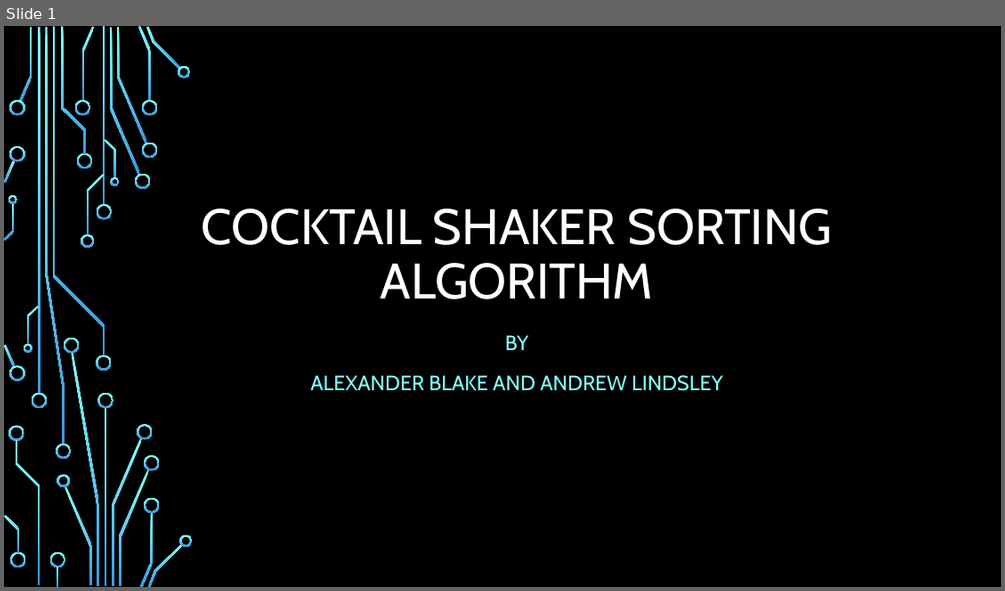
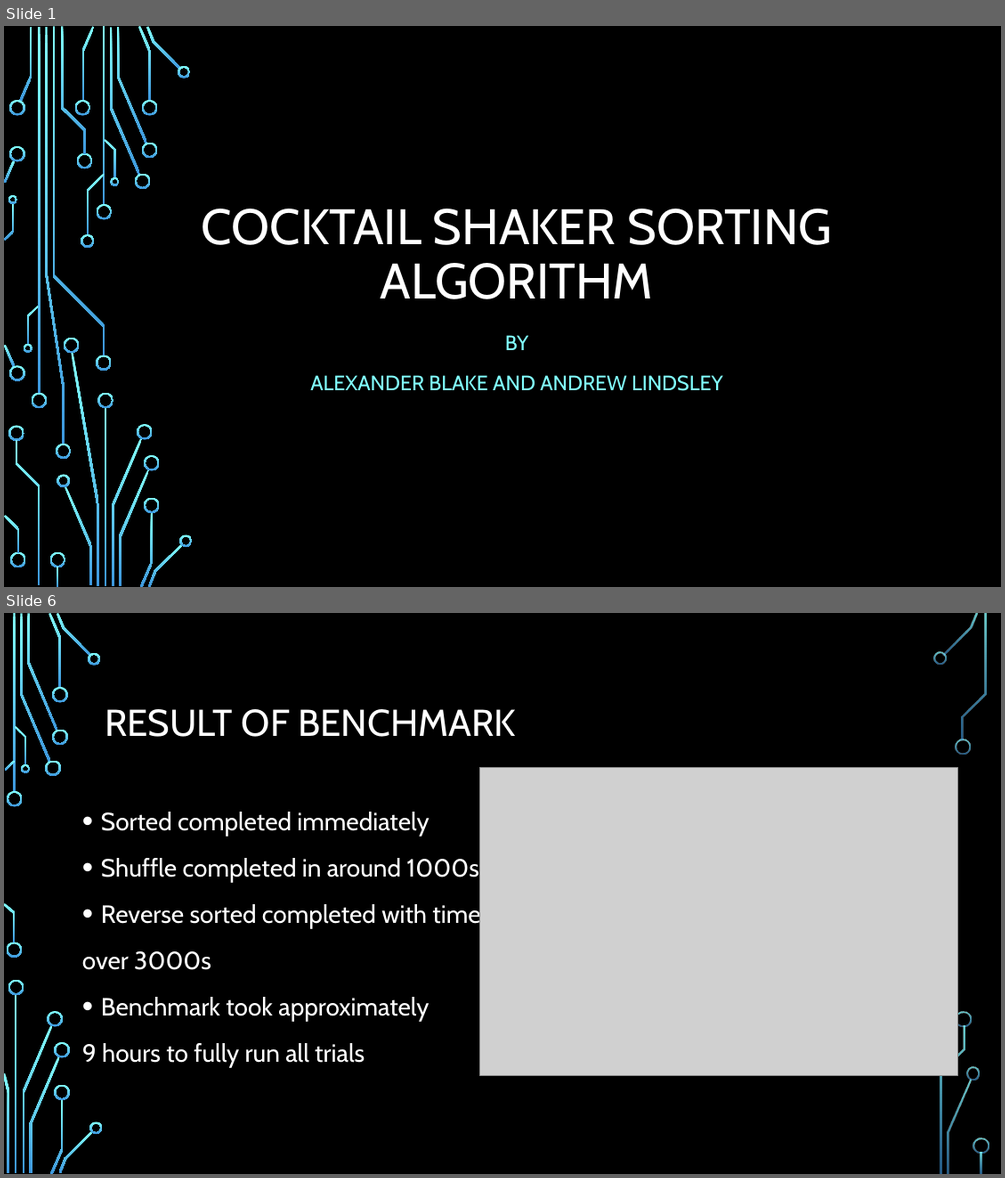
Before and after one commit to josephBlake/CocktailSort, a slide deck: FinalPresentation.pptx. Shown one above the other, each under a label of ours: slide 1 before the commit, slides 1 and 6 after it; the slides between them are not shown. The pictures are 1005x591 and 1005x1178 pixels, drawn with LibreOffice and Linux fonts; fonts in the diff are those of the drawing; grey boxes stand for pictures; background and template pictures are left out. Boxes give left, top, right and bottom in pixels: in the first picture for what was removed or moved away, otherwise in the second. Text is boxed around its words. In the diff, an @@ line names an element or a change of style, - is before the commit and + after.

```diff
--- a/FinalPresentation.pptx
+++ b/FinalPresentation.pptx
@@ slide 6 added at (4, 613, 1001, 1174), background picture (left out) @@
@@ title added at (105, 709, 515, 737), 36 pt, text #FFFFFF @@
+RESULT OF BENCHMARK
@@ picture added at (479, 768, 957, 1076) @@
@@ text added at (82, 811, 480, 1068), 24 pt, text #FFFFFF @@
+• Sorted completed immediately
+• Shuffle completed in around 1000s
+• Reverse sorted completed with time
+over 3000s
+• Benchmark took approximately
+9 hours to fully run all trials
@@ group added at (4, 613, 989, 1174): 33 freeform shapes, 3 rectangles @@
```
Also in this commit, not shown: 5 other slides added, 3 slides removed.
